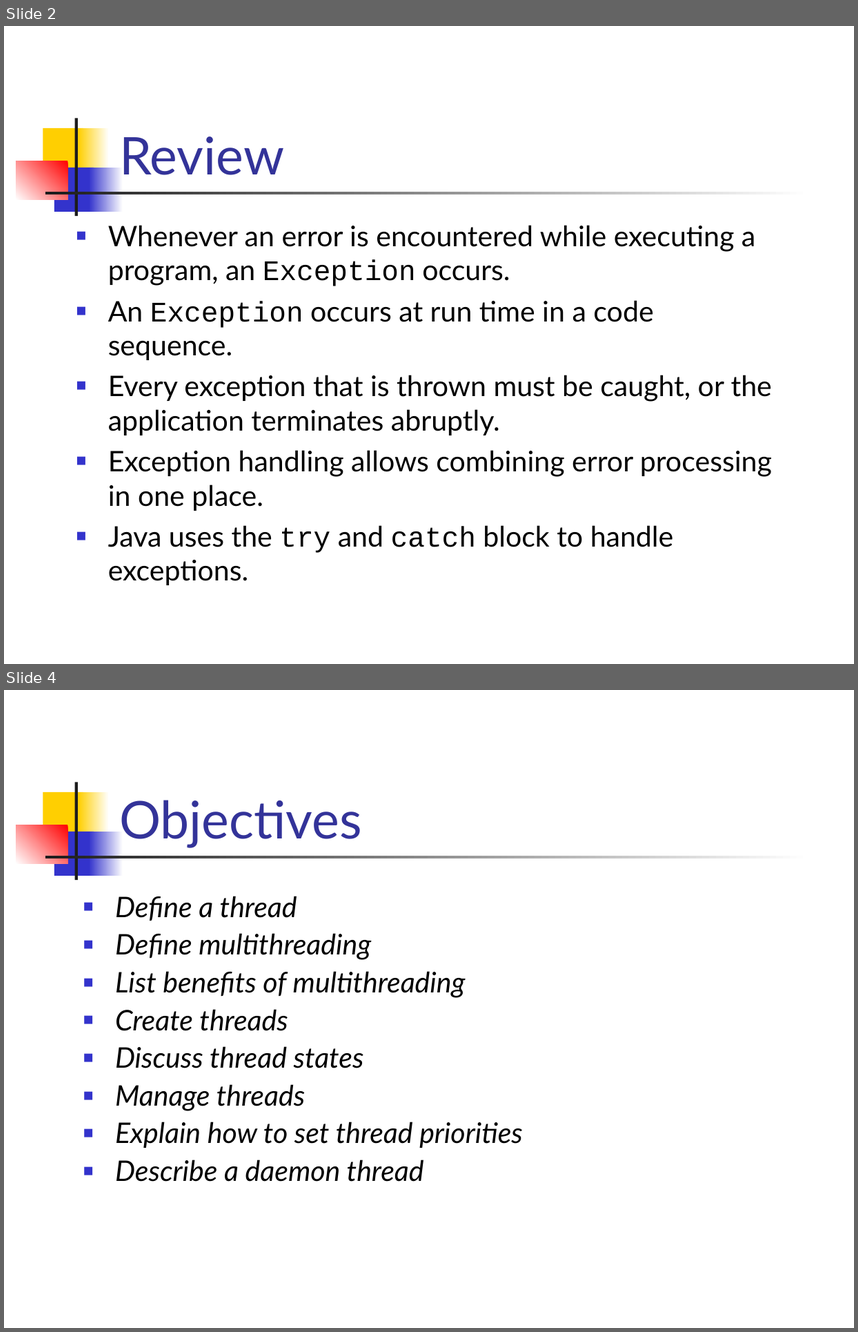
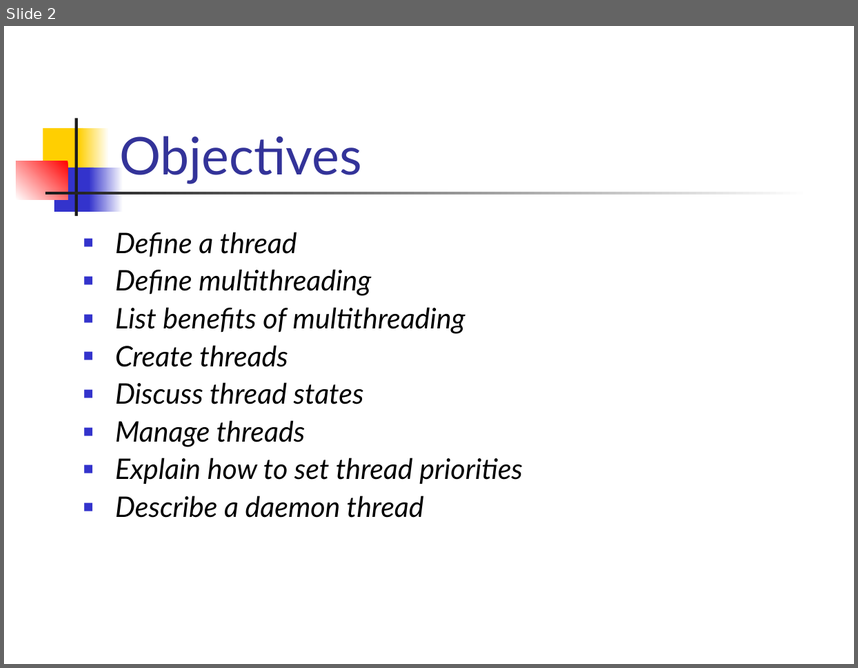
Before and after one commit to ntmanh2112/aptech-sem2-0907e, a slide deck: Lessions/GAJ/Slide/01. Thread.ppt. Shown one above the other, each under a label of ours: slides 2 and 4 before the commit, slide 2 after it; the slides between them are not shown. The pictures are 858x1332 and 858x668 pixels, drawn with LibreOffice and Linux fonts; fonts in the diff are those of the drawing. Boxes give left, top, right and bottom in pixels: in the first picture for what was removed or moved away, otherwise in the second. Text is boxed around its words. In the diff, an @@ line names an element or a change of style, - is before the commit and + after.

```diff
--- a/Lessions/GAJ/Slide/01. Thread.ppt
+++ b/Lessions/GAJ/Slide/01. Thread.ppt
@@ slide 2 removed at (4, 26, 854, 664), background #FFFFFF; not listed: 7 template elements that a slide beside it also shows @@
@@ title removed at (119, 136, 284, 175) @@
-Review
@@ text removed at (108, 225, 772, 585) @@
-■ Whenever an error is encountered while executing a program, an Exception occurs.
-■ An Exception occurs at run time in a code sequence.
-■ Every exception that is thrown must be caught, or the application terminates abruptly.
-■ Exception handling allows combining error processing in one place.
-■ Java uses the try and catch block to handle exceptions.
@@ what was slide 4 is now slide 2 @@
```
Also in this commit, not shown: 1 slide changed, 1 other slide removed.
